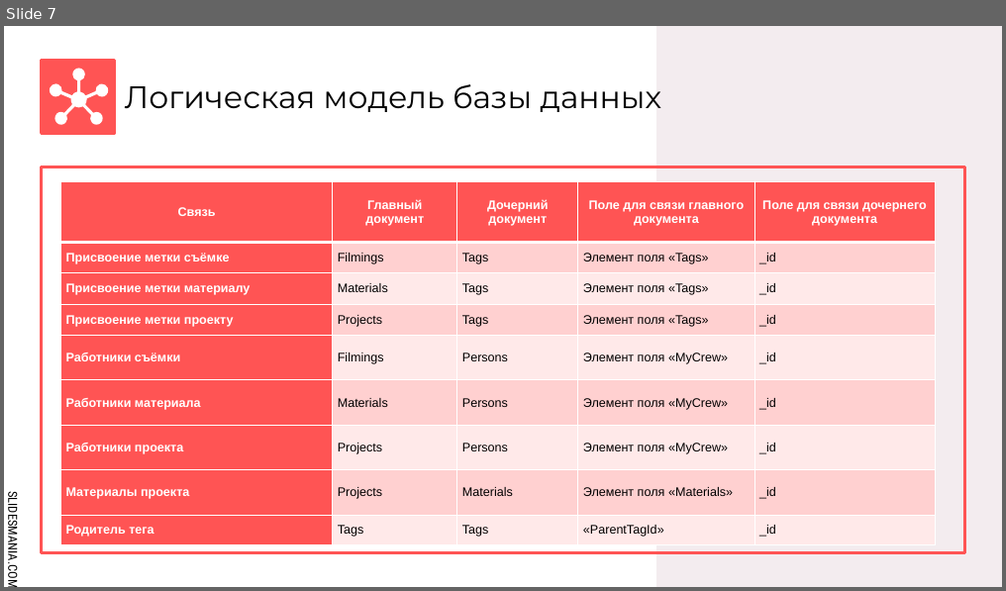
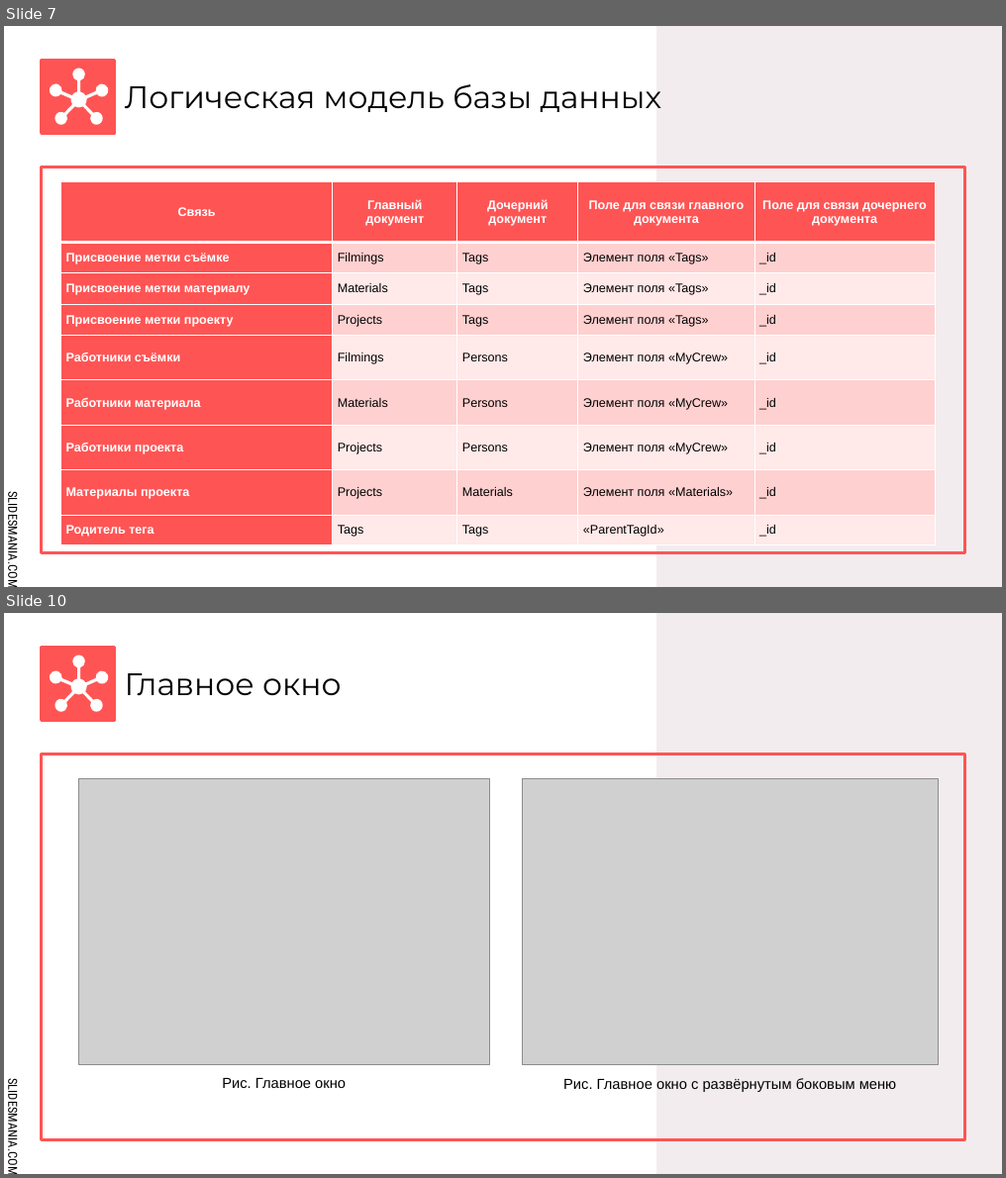
Before and after one commit to IvanLink-py/CourseWork-2023, a slide deck: Защита/Презентация.pptx. Shown one above the other, each under a label of ours: slide 7 before the commit, slides 7 and 10 after it; the slides between them are not shown. The pictures are 1006x591 and 1006x1178 pixels, drawn with LibreOffice and Linux fonts; fonts in the diff are those of the drawing; grey boxes stand for pictures. Boxes give left, top, right and bottom in pixels: in the first picture for what was removed or moved away, otherwise in the second. Text is boxed around its words. In the diff, an @@ line names an element or a change of style, - is before the commit and + after.

```diff
--- a/Защита/Презентация.pptx
+++ b/Защита/Презентация.pptx
@@ slide 10 added at [4,613,1002,1174], background #FFFFFF; not listed: 4 template elements that a slide beside it also shows @@
@@ freeform shape added at [49,655,110,712], fill #FFFFFF @@
@@ title added at [125,673,342,695], 30 pt, text #000000 @@
+Главное окно
@@ picture added at [79,778,489,1064] @@
@@ picture added at [523,778,939,1064] @@
@@ text added at [222,1078,346,1088], 14 pt, text #000000 @@
+Рис. Главное окно
@@ text added at [563,1078,896,1092], 14 pt, text #000000 @@
+Рис. Главное окно с развёрнутым боковым меню
```
Also in this commit, not shown: 1 slide changed, 6 other slides added, 6 slides removed, 2 other files.
